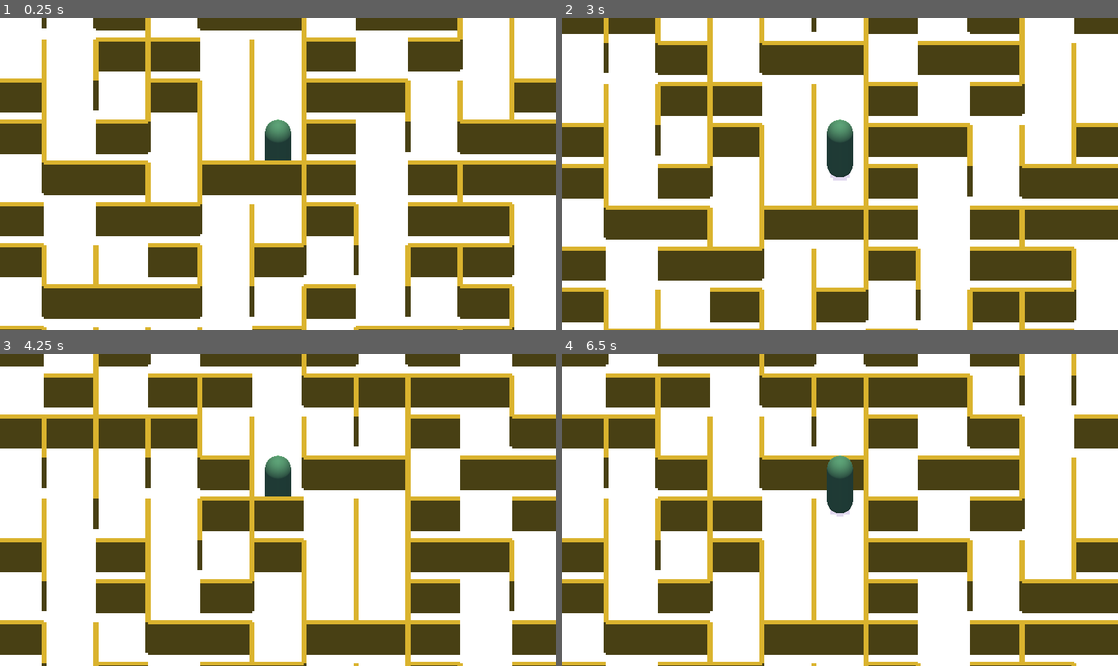
Above: before the commit, frames 1-4 (two rows, left to right).
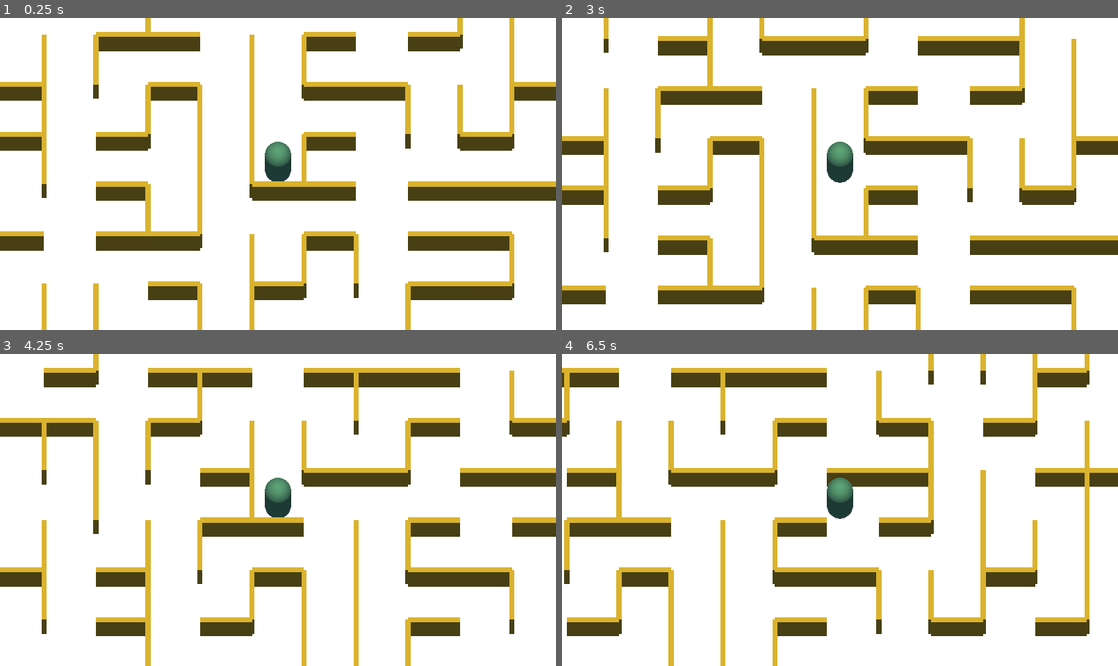
Above: after the commit, the same moments.

Repository: mbrezu/LD51
Game: Godot game, scene res://Main.tscn
Same seed, same stepped clock (60 frames per second), same inputs: the game is played once before the commit and once after it.
Inputs:
- Up to frame 1 (0.25 s): no input
- Up to frame 2 (3 s): tap Enter at 0.5, 2 s; hold Right (ui_right) 0.53-1.28 s; tap Space at 1.25, 2.75 s; hold Down (ui_down) 1.28-2.03 s; hold Right (ui_right) 2.03-2.78 s; hold Up (ui_up) from 2.78 s (still down)
- Up to frame 3 (4.25 s): release Up (ui_up) at 3.53 s; hold Left (ui_left) from 3.53 s (still down)
- Up to frame 4 (6.5 s): tap Enter at 4.25 s; tap Space at 5 s; release Left (ui_left) at 5.03 s; hold Down (ui_down) 5.03-5.78 s; hold Right (ui_right) from 5.78 s (still down)

The runs differ from the first frame. In frame 1, 39% of the frame differs, in the area x 0-100%, y 0-100%; in frame 2, 38%; in frame 3, 38%; in frame 4, 54%.

Commit message:
Maze improvements.

Diff:
--- a/godot/Main.gd
+++ b/godot/Main.gd
@@ -7,6 +7,7 @@
 
 
 func _ready():
+	randomize()
 	var size = 16
 	var maze = Maze.new(size)
 	for i in range(0, size):
--- a/godot/Maze.gd
+++ b/godot/Maze.gd
@@ -8,22 +8,49 @@
 
 
 func _init(size):
-    cells = _generate_maze(size)
+	cells = _generate_maze(size)
 
 
 func _generate_maze(size):
-	var maze = []
+	var maze = _generate_cells(size)
 	var counter = 1
+	for column in maze:
+		for j in range(size):
+			var cell = CellData.new(counter)
+			counter += 1
+			column[j] = cell
+	while _has_multiple_areas(maze):
+		_unite_two_random_areas(maze)
+	var max_dist = 10
+	var min_dist = 3 # 3 does nothing, 4 is too much
+	for i in range(1, maze.size() - 1):
+		for j in range(1, maze.size() - 1):
+			print_debug(i, " ", j, " ", maze.size())
+			var distances = _distances_from(maze, i, j)
+			var cell = maze[i][j]
+			if cell.has_left_wall and (distances[i - 1][j] > max_dist or distances[i - 1][j] < min_dist):
+				cell.has_left_wall = false
+				maze[i - 1][j].has_right_wall = false
+			if cell.has_right_wall and (distances[i + 1][j] > max_dist or distances[i + 1][j] < min_dist):
+				cell.has_right_wall = false
+				maze[i + 1][j].has_left_wall = false
+			if cell.has_top_wall and (distances[i][j - 1] > max_dist or distances[i][j - 1] < min_dist):
+				cell.has_top_wall = false
+				maze[i][j - 1].has_bottom_wall = false
+			if cell.has_bottom_wall and (distances[i][j + 1] > max_dist or distances[i][j + 1] < min_dist):
+				cell.has_bottom_wall = false
+				maze[i][j + 1].has_top_wall = false
+	return maze
+
+
+func _generate_cells(size):
+	var result = []
 	for _i in range(size):
 		var column = []
 		for _j in range(size):
-			var cell = CellData.new(counter)
-			counter += 1
-			column.append(cell)
-		maze.append(column)
-	while _has_multiple_areas(maze):
-		_unite_two_random_areas(maze)
-	return maze
+			column.append(null)
+		result.append(column)
+	return result
 
 
 func _has_multiple_areas(maze):
@@ -77,3 +104,41 @@
 		for cell in column:
 			if cell.area == area1:
 				cell.area = area2
+
+
+func _distances_from(maze, x, y):
+	var result = _generate_cells(maze.size())
+	var queue = []
+	queue.push_back([x, y, 0])
+	result[x][y] = 0
+	while !queue.empty():
+		var el = queue.pop_front()
+		var cx = el[0]
+		var cy = el[1]
+		var dist = el[2]
+		var cell = maze[cx][cy]
+		if !cell.has_top_wall and result[cx][cy - 1] == null:
+			queue.push_back([cx, cy - 1, dist + 1])
+			result[cx][cy - 1] = dist + 1
+		if !cell.has_bottom_wall and result[cx][cy + 1] == null:
+			queue.push_back([cx, cy + 1, dist + 1])
+			result[cx][cy + 1] = dist + 1
+		if !cell.has_left_wall and result[cx - 1][cy] == null:
+			queue.push_back([cx - 1, cy, dist + 1])
+			result[cx - 1][cy] = dist + 1
+		if !cell.has_right_wall and result[cx + 1][cy] == null:
+			queue.push_back([cx + 1, cy, dist + 1])
+			result[cx + 1][cy] = dist + 1
+	return result
+
+
+func matrix_to_string(matrix, width):
+	var result = PoolStringArray()
+	var format_string = "%%%ss" % width
+	for j in range(matrix.size()):
+		var line = PoolStringArray()
+		for i in range(matrix.size()):
+			var cell = matrix[i][j]
+			line.append(format_string % cell)
+		result.append(" ".join(line))
+	return "\n".join(result)
--- a/godot/Player.gd
+++ b/godot/Player.gd
@@ -17,9 +17,6 @@
 
 func set_player_position():
 	targetPosition = Vector3(x - maze.cells.size() / 2, 0, y - maze.cells.size() / 2)
-	var cell = maze.cells[x][y]
-	print_debug("***")
-	print_debug("top: %s bottom: %s left: %s right: %s" % [cell.has_top_wall, cell.has_bottom_wall, cell.has_left_wall, cell.has_right_wall])
 
 
 func _process(delta):
@@ -37,18 +34,14 @@
 
 	if translation == targetPosition and velocity != Vector2.ZERO:
 		var cell = maze.cells[x][y]
-		print_debug(velocity, x, " ", y)
 		if velocity.x < 0 and !cell.has_left_wall:
 			x -= 1
 		if velocity.x > 0 and !cell.has_right_wall:
 			x += 1
 		if velocity.y < 0 and !cell.has_top_wall:
-			print_debug("going up")
 			y -= 1
 		if velocity.y > 0 and !cell.has_bottom_wall:
-			print_debug("going down")
 			y += 1
-		print_debug(x, " ", y)
 		set_player_position()
 
 	var direction = (targetPosition - translation).normalized()
--- a/godot/Player.tscn
+++ b/godot/Player.tscn
@@ -17,7 +17,7 @@
 material/0 = SubResource( 3 )
 
 [node name="CameraPivot" type="Position3D" parent="."]
-transform = Transform( 1, 0, 0, 0, 0.610671, 0.791885, 0, -0.791885, 0.610671, 0, 0, 0 )
+transform = Transform( 1, 0, 0, 0, 0.286441, 0.958098, 0, -0.958098, 0.286441, 0, 0, 0 )
 
 [node name="Camera" type="Camera" parent="CameraPivot"]
 transform = Transform( 1, 0, 0, 0, 1, 0, 0, 0, 1, 0, -3.8147e-06, 31.1373 )
